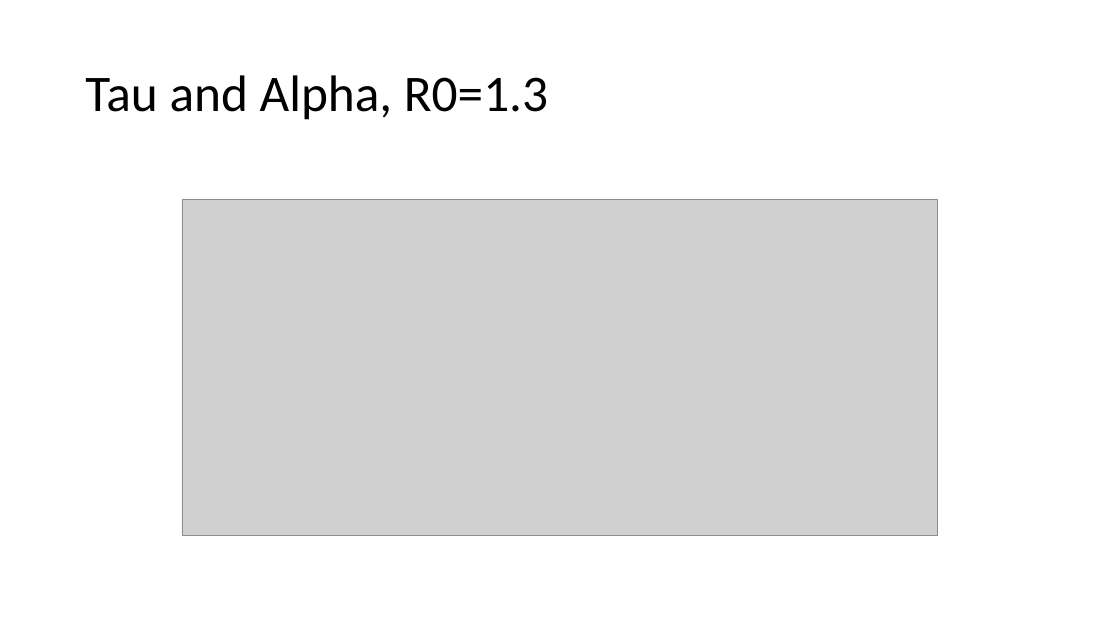
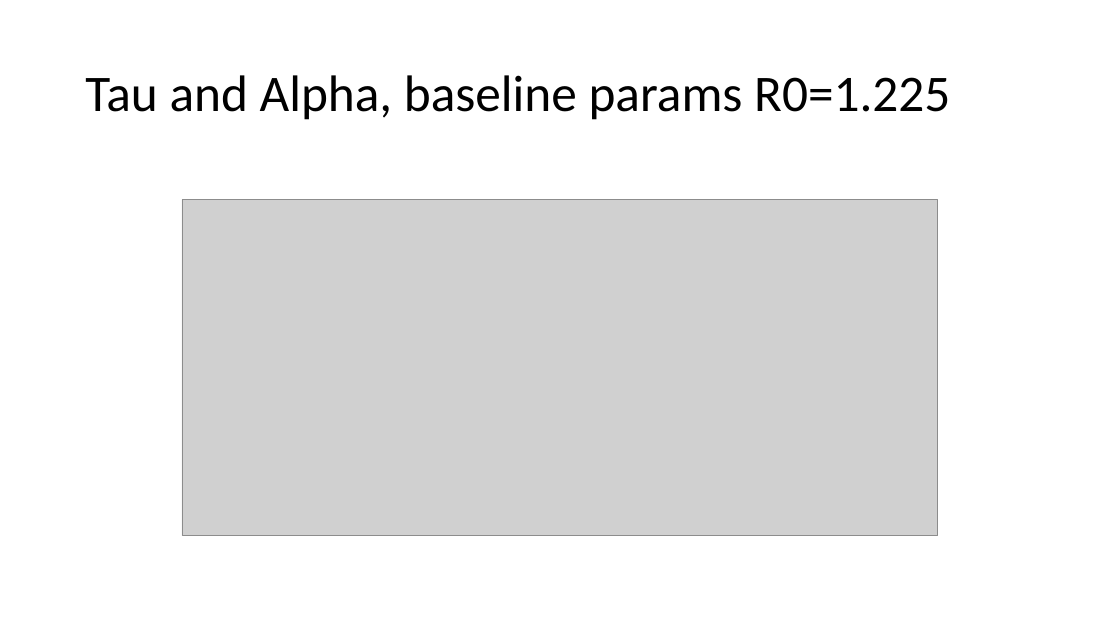
Before and after one commit to asbeagle/newGEM_SIR, a slide deck: slide 1 of someplotz.pptx. Drawn at 1120x630 pixels with LibreOffice and Linux fonts; fonts in the diff are those of the drawing; grey boxes stand for pictures. Boxes give left, top, right and bottom in pixels: in the first picture for what was removed or moved away, otherwise in the second. Text is boxed around its words. In the diff, an @@ line names an element or a change of style, - is before the commit and + after.

```diff
--- a/someplotz.pptx
+++ b/someplotz.pptx
@@ title at [85,75,950,120]: text changed @@
-Tau and Alpha, R0=1.3
+Tau and Alpha, baseline params R0=1.225
```
Also in this commit, not shown: 2 other slides changed, 6 slides removed, 1 other file.
